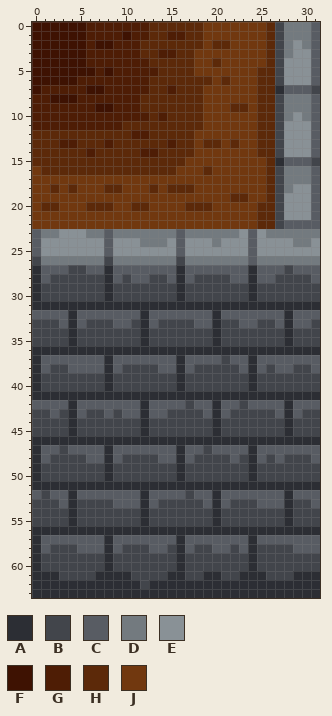
File history of a pixel-art sprite, assets/wall_corner_outer_3.png. The picture above was drawn from the file before the commit.
The file is 32x64 pixels.
Palette (. is transparent): A #2c2e34  B #42454b  C #585c63  D #737a7f  E #899196  F #3e1202  G #4e1d05  H #5c2909  J #71380f
Pixels before, first column x 0:
 0 FFFFFFGGGGGGGHHHHHHJJJJJJJHBDDDC
 1 FFFFFFGGGGFGGHHGGHHJJJJJJJHBDDDC
 2 FFFFFFGFFGGGHHHHHHHJHHJJJJHBDEDC
 3 FFFFFFGGGGGGHHGGHHJJJJJJJJHBDEEC
 4 FFFFFFGGGGGGGHHHHHJJHJJJJJHBEEEC
 5 FFFFFFFGFGGGGGHHHHJJJJJJJHHBEEEC
 6 FFFFFGGGGGGGGHHHHHHHJHJJJHHBEEEC
 7 FGGGGGFFGGGGGHHGHHHJJJJJJHHACCCB
 8 GGFFFGGGGGGGHHHHHHHJJJJJJHHBDDDC
 9 GGGGGGGFFGGGHHHHHHHJJJHHJHHBDDDC
10 GGGGGGGGGGGGGHGHHHHJJJJJJHHBDEDC
11 GGGGGGGGGGHHHHHHHHHJJJJJJHHBEEEC
12 HHHHHHHHHHHGGHHHHHJJJJJJJHHBEEEC
13 HHHGGHHHGHHHHHHGHHJHHJHJJHHBEEEC
14 HHHHHHGHHHHHGGHHHHJJJJJJJHHBEEEC
15 HHHHHHHHHHHHHHHHHJJJJJJJJJHACCCB
16 JHHHHHHHHHHHHHHHJJJHJJJJJJHBDDDC
17 JJJJJJJJJJJJJJJJJJJJJJJJJJHBDDDC
18 JJHJHJJJHHJJJHJHHHJJJJJJJJHBDEEC
19 JJJJJJJJJJJJJJJJJJJJJJHHJJHBEEEC
20 JHHJJJHHHJJHHJJJJHHHJJJJJHHBEEEC
21 JJJJJJJJJJJJJJJJJJJJJJJJJHHBEEEC
22 JJJJJJJJJJJJJJJJJJJJJJJJJHHBCCCC
23 CDDEEEDDCDDDDDDDCDDDDDDECEDDDDDD
24 CEEEEEEECEEEDDDECEEEDEEECEEEEDDE
25 CEEEEEEECEEEEEEECEEEEEEECEEEEEEE
26 BDDDDDDDBDDDDDDDBDDDDDDDCDDDDDDD
27 ACCCBBCCACCCCCCCACCCCCCCACCCBCCC
28 ACBBBBBBACBCCBBCACBBBBCCACCBBBBC
29 ABBBBBBBABBBBBBBABBBBBBBABBBBBBB
30 ABBBBBBBABBBBBBBABBBBBBBABBBBBBB
31 AAAAAAAAAAAAAAAAAAAAAAAAAAAAAAAA
32 CCCCACCCCCCCACCCCCCCACCCCCCCACCC
33 BBBCACBBBCCBACBBBBCCABBCCBBCACCB
34 BBBBABBBBBBBABBBBBBBABBBBBBBABBB
35 BBBBABBBBBBBABBBBBBBABBBBBBBABBB
36 AAAAAAAAAAAAAAAAAAAAAAAAAAAAAAAA
37 ACCCCCCCACCCCCCCACCCCBCCACCCCCCC
38 ACBBCCCCACBBBBCCACBBBBBCACBCCBBC
39 ABBBBBBBABBBBBBBABBBBBBBABBBBBBB
40 ABBBBBBBABBBBBBBABBBBBBBABBBBBBB
41 AAAAAAAAAAAAAAAAAAAAAAAAAAAAAAAA
42 CCCCACCCCCCCACCCCBCCACCBCCCCACCC
43 BBCBACBBCBCCACCBBBBCACBBBBBCACBB
44 BBBBABBBBBBBABBBBBBBABBBBBBBABBB
45 BBBBABBBBBBBABBBBBBBABBBBBBBABBB
46 AAAAAAAAAAAAAAAAAAAAAAAAAAAAAAAA
47 ACCBCCCCACCCCCCCACCBCCCCACCCCCCC
48 ACBBBBCCACBBBBCCACBBBBCBACBCBBBC
49 ABBBBBBBABBBBBBBABBBBBBBABBBBBBB
50 ABBBBBBBABBBBBBBABBBBBBBABBBBBBB
51 AAAAAAAAAAAAAAAAAAAAAAAAAAAAAAAA
52 CBCCACCCCCCCACCCCBCCACCCCCCCACCC
53 BBBCABBBBCCCACBBBBBCACBBBCCCABBC
54 BBBBABBBBBBBABBBBBBBABBBBBBBABBB
55 BBBBABBBBBBBABBBBBBBABBBBBBBABBB
56 AAAAAAAAAAAAAAAAAAAAAAAAAAAAAAAA
57 ACCCCCCCACCCCCCCACCCCCCCACCCCCCC
58 ACBBBCCCACBBBCCBACBBCCBCABBBBCCC
59 ABBBBBBBABBBBBBBABBBBBBBABBBBBBB
60 ABBBBBBBABBBBBBBABBBBBBBABBBBBBB
61 AAABBBBAAAABBBBAABBAABBAAABBBAAA
62 AAAAAAAAAAAABAAAAAAAAAAAAAAAAAAA
63 AAAAAAAAAAAAAAAAAAAAAAAAAAAAAAAA
The result:
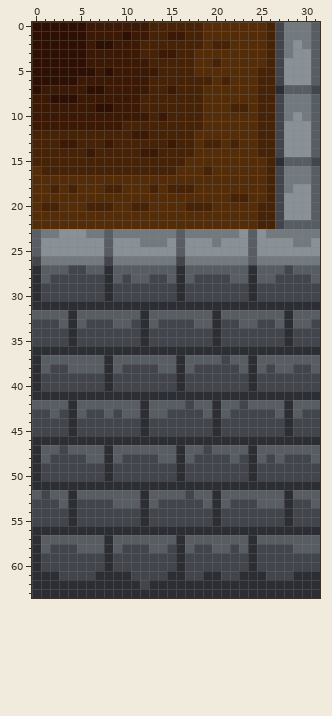
Change:
colour F: #3e1202 -> #2d1003
colour G: #4e1d05 -> #3c1904
colour H: #5c2909 -> #462206
colour J: #71380f -> #542d08
Pixel boxes of the changes (left, top, right, bottom) in both pictures:
changed: (32, 22, 275, 229)
